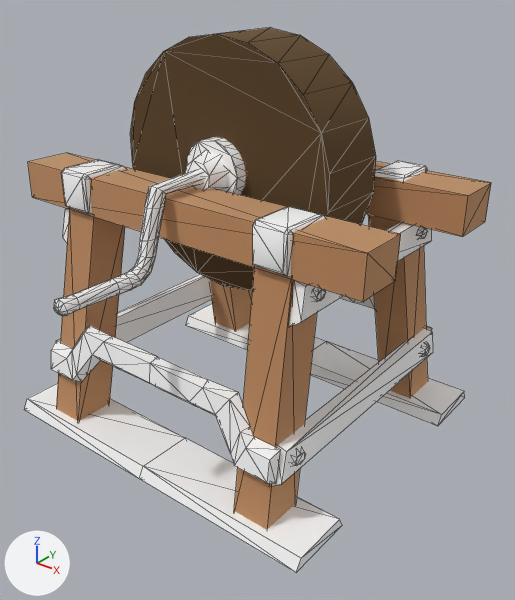
The glTF model assets/models/props/whetstone.glb as it was, and as the next commit left it.
One viewpoint serves both versions: a camera (50 mm lens) standing at (1.081, -1.23, 1.155) and looking at (0.093, 0.005, 0.389). Arrows for +X, +Y and +Z are at lower left; the lights stay in place. The picture after the commit comes second. Mesh edges are drawn as thin lines. Vertices at exactly the same position are counted once.

Names of what the first picture shows: 'Whetstone'.
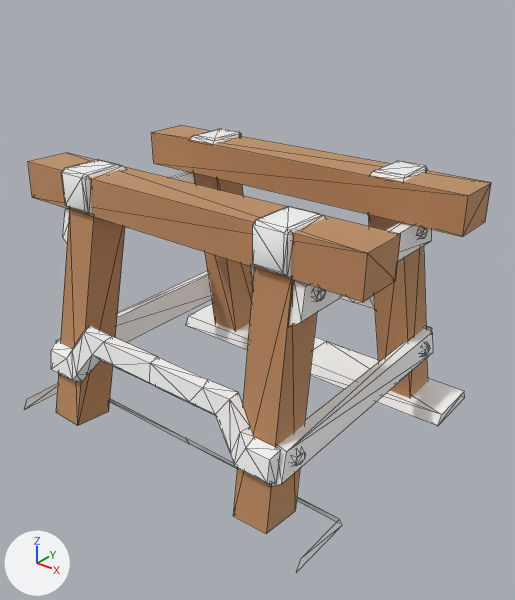
Patch to the scene script:
```diff
--- a/assets/models/props/whetstone.glb.py
+++ b/assets/models/props/whetstone.glb.py
@@ me_cube_125 @@
 # used by ob_whetstone; location = (0.0, 0.0, 0.0)
 # verts and faces of me_cube_125; kept vertices keep their numbers, new ones are numbered from 660
 # before: 0 (-0.478, -0.331, 0.001) at pixel (24, 409), 1 (0.464, -0.331, 0.001) at pixel (296, 572), 2 (0.464, -0.154, 0.0) at pixel (342, 525), 3 (-0.478, -0.154, 0.0), 4 (-0.478, -0.316, 0.03) at pixel (27, 398)
 # before: 5 (0.465, -0.316, 0.03) at pixel (301, 558), 6 (0.466, -0.17, 0.03) at pixel (339, 519), 7 (-0.478, -0.17, 0.03), 8 (-0.007, -0.331, 0.001) at pixel (139, 478), 9 (-0.007, -0.154, 0.0)
 # before: 10 (-0.007, -0.316, 0.03) at pixel (143, 466), 11 (-0.006, -0.17, 0.03) at pixel (185, 437)
-me_cube_125.from_pydata(...)  # 660 vertices, 1100 faces; spans x -0.5..0.5, y -0.5..0.5, z 0.0..1.0
+me_cube_125.from_pydata(...)  # 406 vertices, 620 faces; spans x -0.5..0.5, y -0.331..0.5, z 0.0..0.688
+# me_cube_125 part 1: 6 loose pieces with 252 vertices, spanning x -0.309..0.295, y -0.5..0.257, z 0.405..1.0, are deleted
+# me_cube_125 part 2
+delete_vertices([8, 10])  # with the faces that use them
+delete_faces([(4, 11, 7), (0, 3, 9)])
 me_cube_125.materials.append(mat_mi_trim_furniture)
 me_cube_125.materials.append(mat_mi_trim_metal)
-me_cube_125.materials.append(mat_mi_trim_props_vertex)
```

Changed parts and their boxes (x1, y1, x2, y2) in the pictures (515 x 600 px):
'Whetstone', reshaped (18% shorter)
    before: (24, 28, 491, 572)
    after: (24, 125, 491, 572)
part 1 of me_cube_125, deleted (brown)
    before: (54, 28, 376, 316)
part 2 of me_cube_125, deleted
    before: (24, 383, 339, 572)
